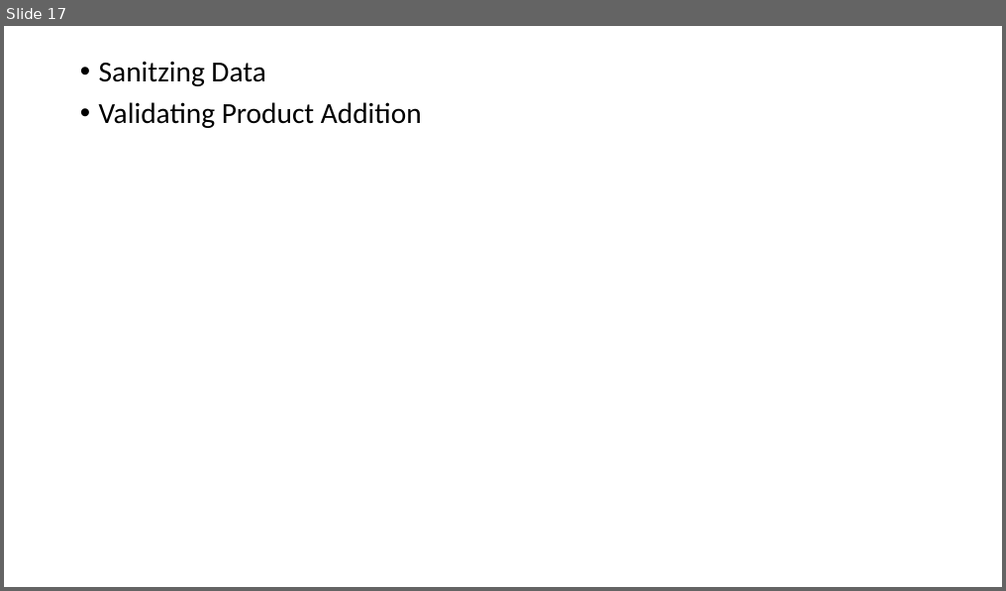
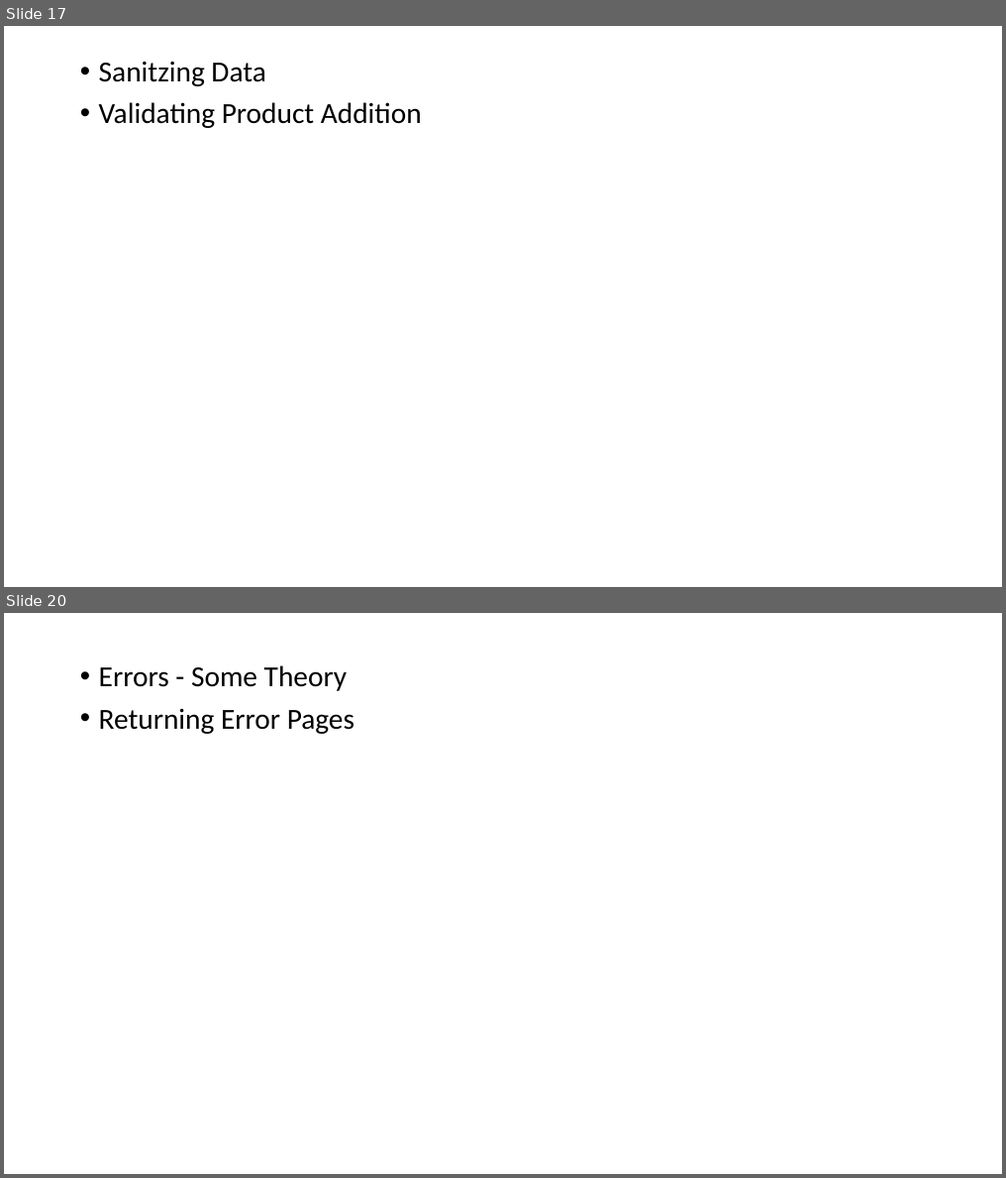
Before and after one commit to PiyushChaturvedii/batch03, a slide deck: Sessions & Cookies.pptx. Shown one above the other, each under a label of ours: slide 17 before the commit, slides 17 and 20 after it; the slides between them are not shown. The pictures are 1006x591 and 1006x1178 pixels, drawn with LibreOffice and Linux fonts; fonts in the diff are those of the drawing. Boxes give left, top, right and bottom in pixels: in the first picture for what was removed or moved away, otherwise in the second. Text is boxed around its words. In the diff, an @@ line names an element or a change of style, - is before the commit and + after.

Commit message:
Error-Handling

```diff
--- a/Sessions & Cookies.pptx
+++ b/Sessions & Cookies.pptx
@@ slide 20 added at bbox=[4, 613, 1002, 1174], background #FFFFFF @@
@@ text added at bbox=[99, 665, 354, 734], 28 pt, text #000000 @@
+• Errors - Some Theory
+• Returning Error Pages
```
Also in this commit, not shown: 1 slide changed, 1 other slide added, 45 other files.
